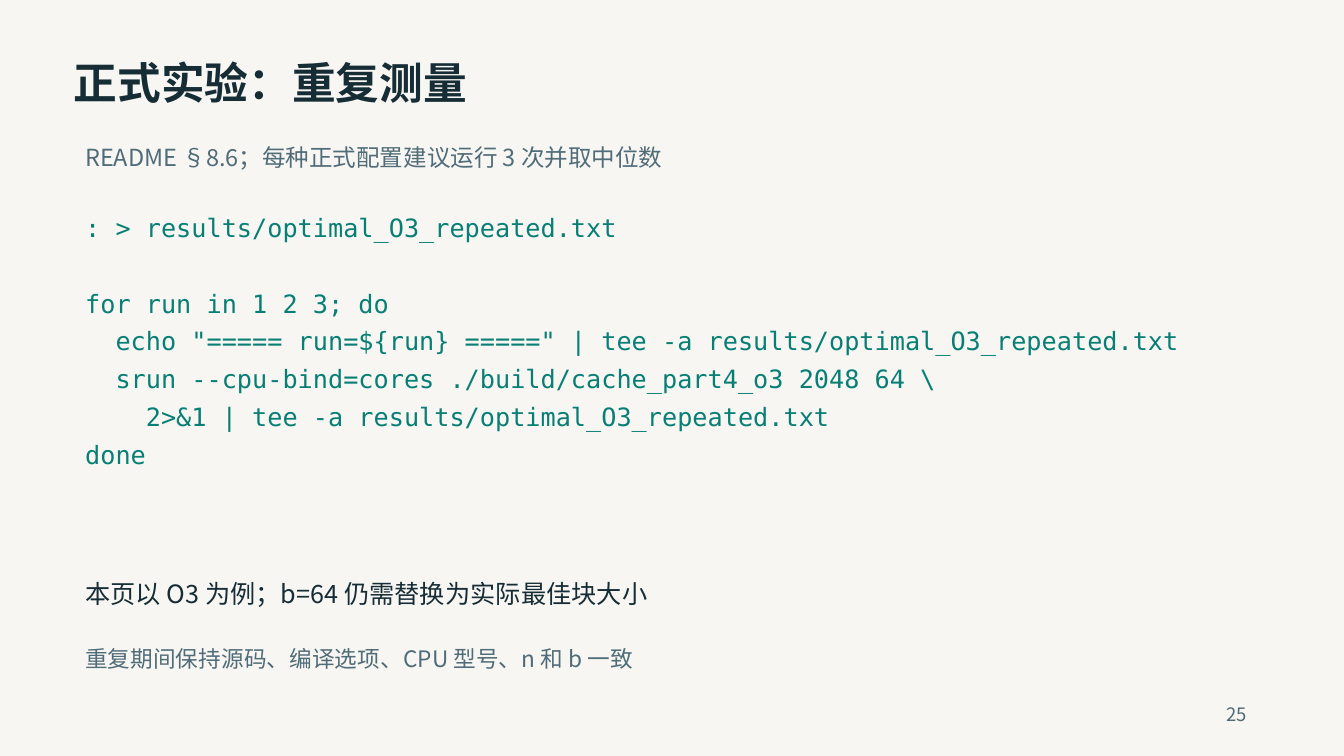
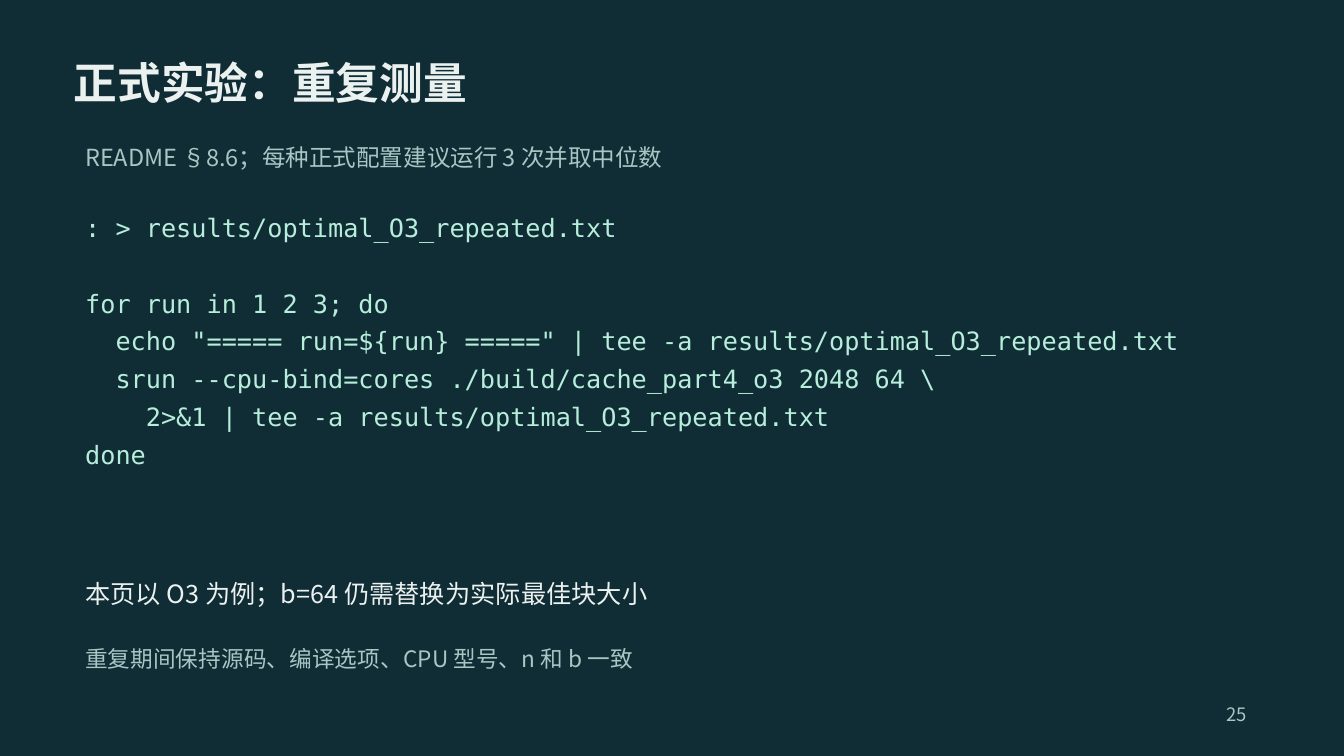
Before and after one commit to 2026-fall-calabs/calabs-2026-fall-starter, a slide deck: slide 25 of docs/交我算平台Lab运行指南-学生版.pptx. Drawn at 1344x756 pixels with LibreOffice and Linux fonts; fonts in the diff are those of the drawing. Boxes give left, top, right and bottom in pixels: in the first picture for what was removed or moved away, otherwise in the second. Text is boxed around its words. In the diff, an @@ line names an element or a change of style, - is before the commit and + after.

```diff
--- a/docs/交我算平台Lab运行指南-学生版.pptx
+++ b/docs/交我算平台Lab运行指南-学生版.pptx
@@ background #F7F6F2 to #102C35 @@
@@ text "正式实验：重复测量" at (74, 61, 467, 103): text colour #172D36 to #EAF1EF @@
@@ text "README §8.6；每种正式配置建议运行 3 次并取中位数" at (85, 146, 662, 170): text colour #506C78 to #A8C6C4 @@
@@ text colour #087F75 to #B7EDDB in 6 elements at (146, 217, 617, 243), (85, 294, 388, 317), (116, 330, 1179, 356), (116, 368, 905, 394), (146, 406, 829, 432), (85, 445, 146, 465) @@
@@ text "本页以 O3 为例；b=64 仍需替换为实际最佳块大小" at (85, 581, 647, 607): text colour #172D36 to #EAF1EF @@
@@ text "重复期间保持源码、编译选项、CPU 型号、n 和 b 一致" at (85, 648, 633, 669): text colour #506C78 to #A8C6C4 @@
@@ text "25" at (1226, 707, 1246, 721): text colour #526971 to #A8C6C4 @@
```
Also in this commit, not shown: 13 other slides changed, 1 other file.
